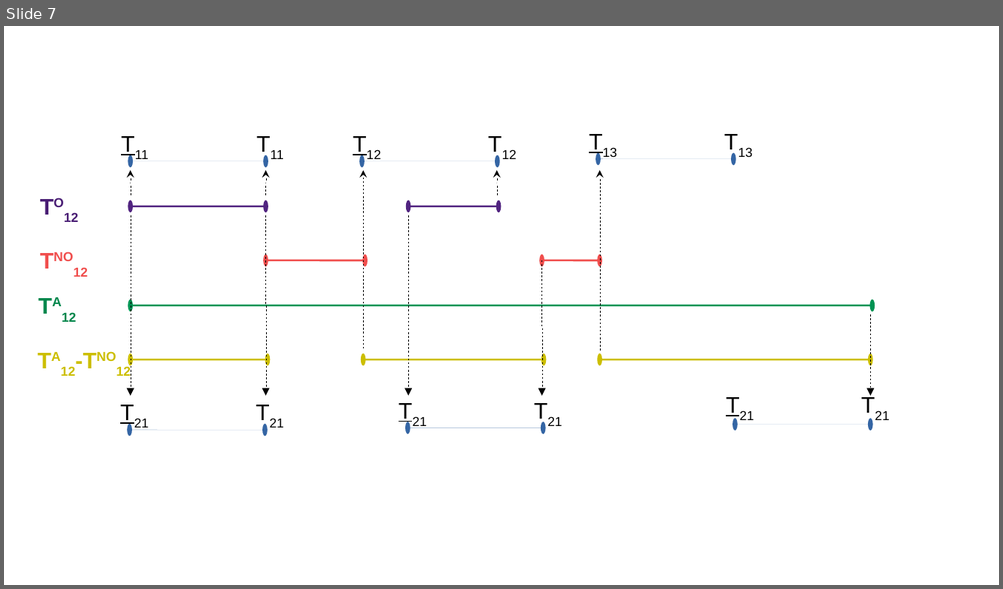
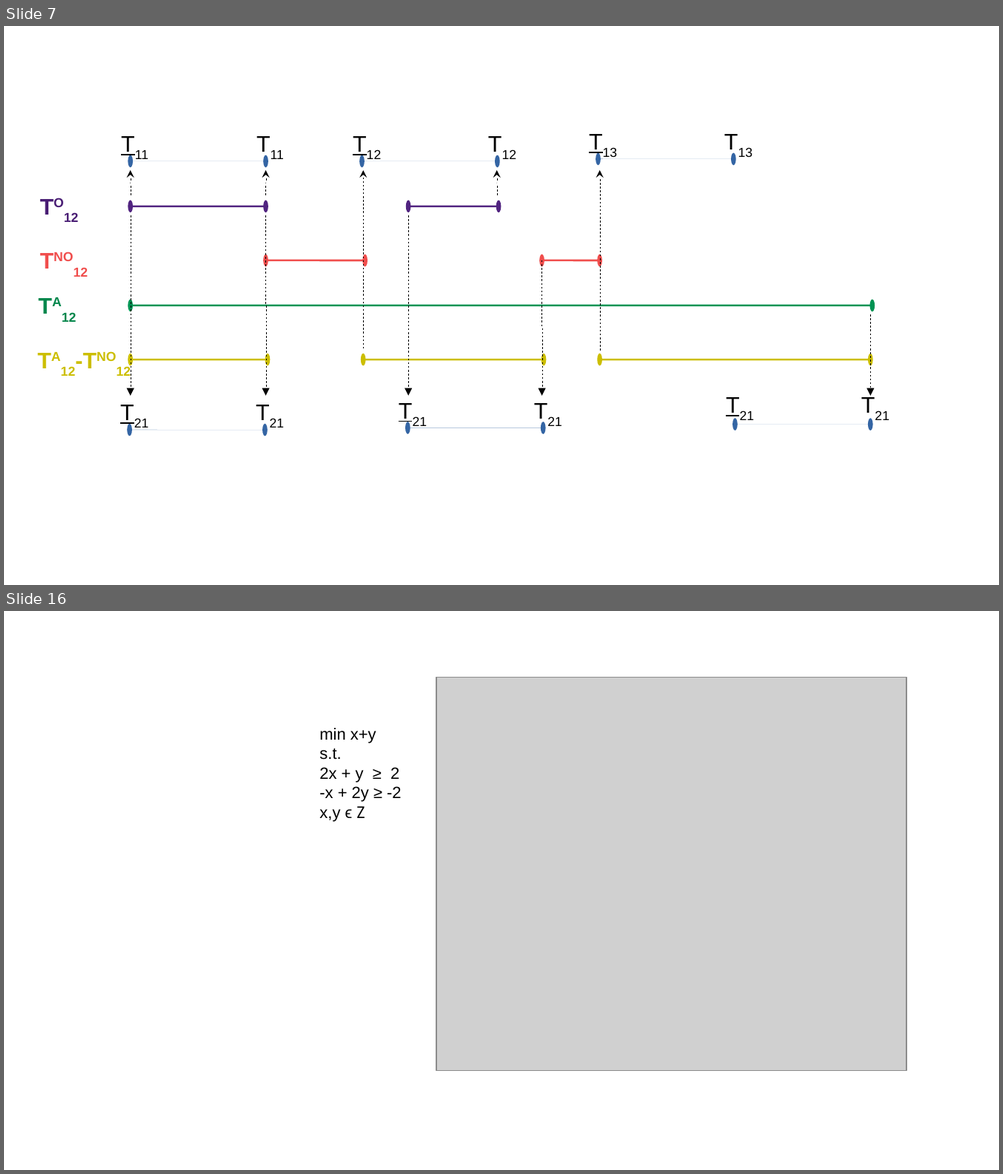
Before and after one commit to prebujo/INF319, a slide deck: presentation/Operators_illustrations.odp. Shown one above the other, each under a label of ours: slide 7 before the commit, slides 7 and 16 after it; the slides between them are not shown. The pictures are 1003x589 and 1003x1174 pixels, drawn with LibreOffice and Linux fonts; fonts in the diff are those of the drawing; grey boxes stand for pictures. Boxes give left, top, right and bottom in pixels: in the first picture for what was removed or moved away, otherwise in the second. Text is boxed around its words. In the diff, an @@ line names an element or a change of style, - is before the commit and + after.

```diff
--- a/presentation/Operators_illustrations.odp
+++ b/presentation/Operators_illustrations.odp
@@ slide 16 added at [4,611,999,1170], background #FFFFFF @@
@@ picture added at [436,677,907,1071] @@
@@ text added at [319,728,401,822], 13 pt, text #000000 @@
+min x+y
+s.t.
+2x + y ≥ 2
+-x + 2y ≥ -2
+x,y ϵ Ζ
```
Also in this commit, not shown: 2 slides changed, 8 other slides added, 26 other files.
